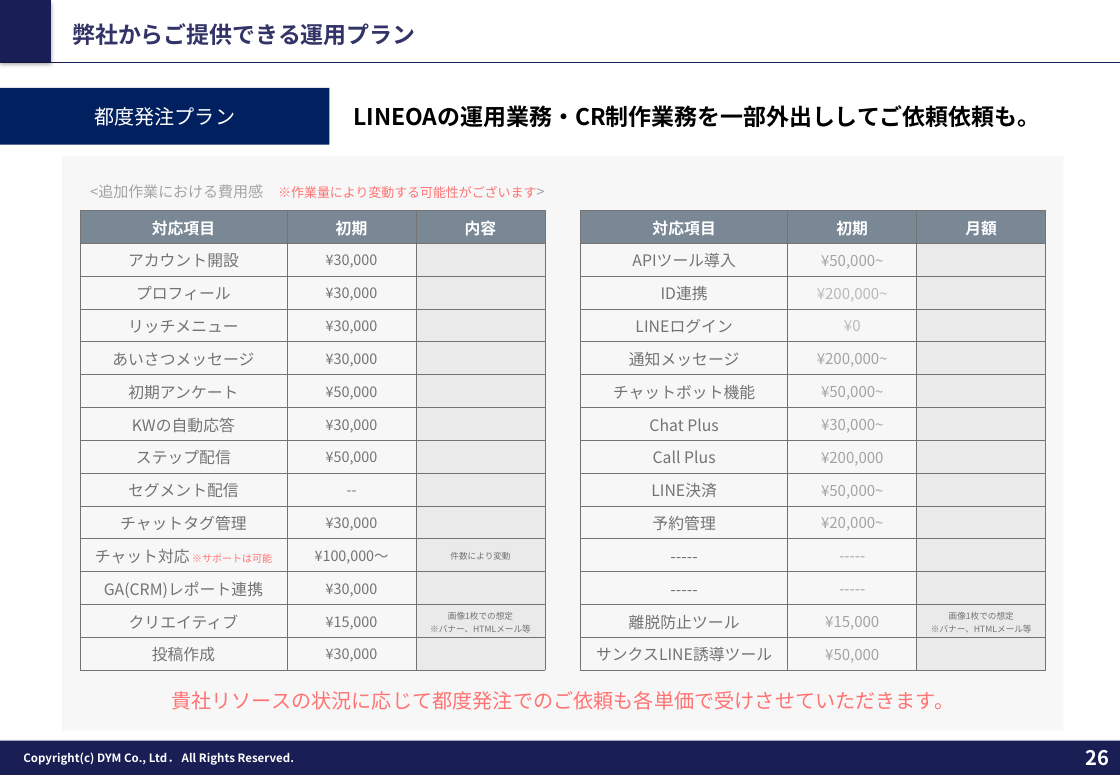
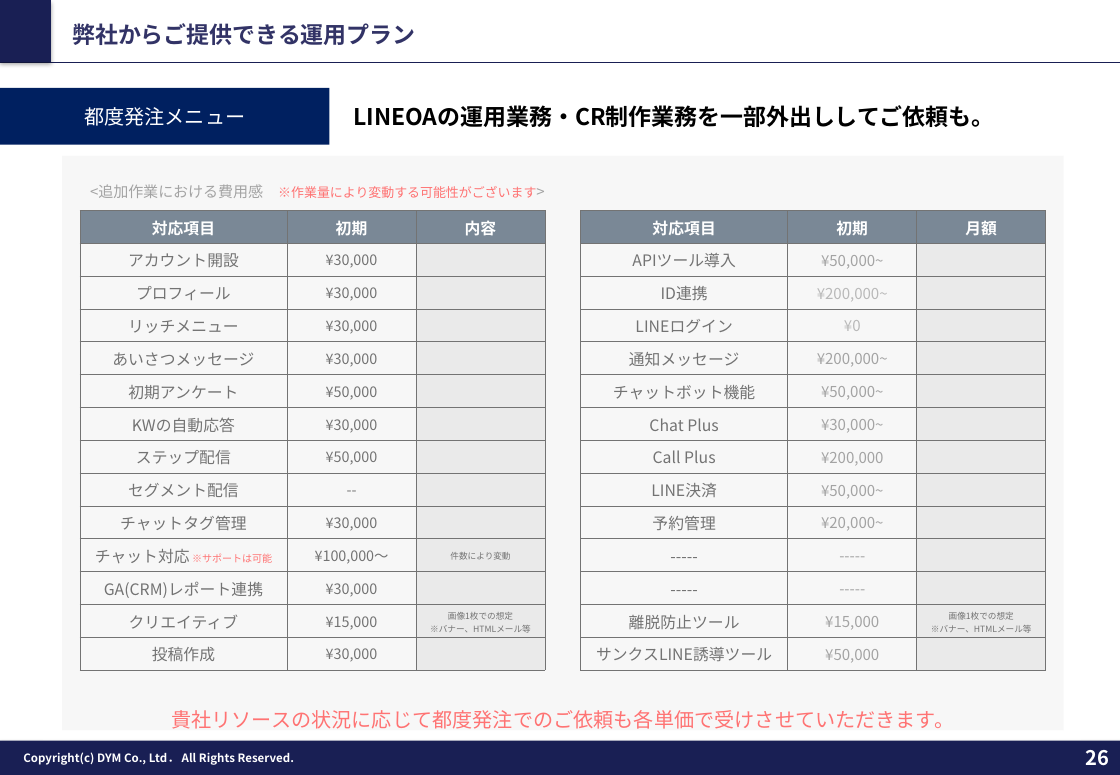
Before and after one commit to tonomura-r-dev/folder, a slide deck: slide 26 of 202610_株式会社あらうち御中_LINE公式アカウント運用のご提案_v8.pptx. Drawn at 1120x775 pixels with LibreOffice and Linux fonts; fonts in the diff are those of the drawing; background and template pictures are left out. Boxes give left, top, right and bottom in pixels: in the first picture for what was removed or moved away, otherwise in the second. Text is boxed around its words. In the diff, an @@ line names an element or a change of style, - is before the commit and + after.

```diff
--- a/202610_株式会社あらうち御中_LINE公式アカウント運用のご提案_v8.pptx
+++ b/202610_株式会社あらうち御中_LINE公式アカウント運用のご提案_v8.pptx
@@ text in rectangle at (84,107,245,126): text changed @@
-都度発注プラン
+都度発注メニュー
@@ text at (353,105,994,127): text changed @@
-LINEOAの運用業務・CR制作業務を一部外出ししてご依頼依頼も。
+LINEOAの運用業務・CR制作業務を一部外出ししてご依頼も。
@@ text "貴社リソースの状況に応じて都度発注でのご依頼も各単価で受けさせていただきます。": place and size @@
-text "貴社リソースの状況に応じて都度発注でのご依頼も各単価で受けさせていただきます。" at (171,691,954,710)
+text "貴社リソースの状況に応じて都度発注でのご依頼も各単価で受けさせていただきます。" at (171,710,954,729)
```
Also in this commit, not shown: 8 other slides changed, 6 other files.
